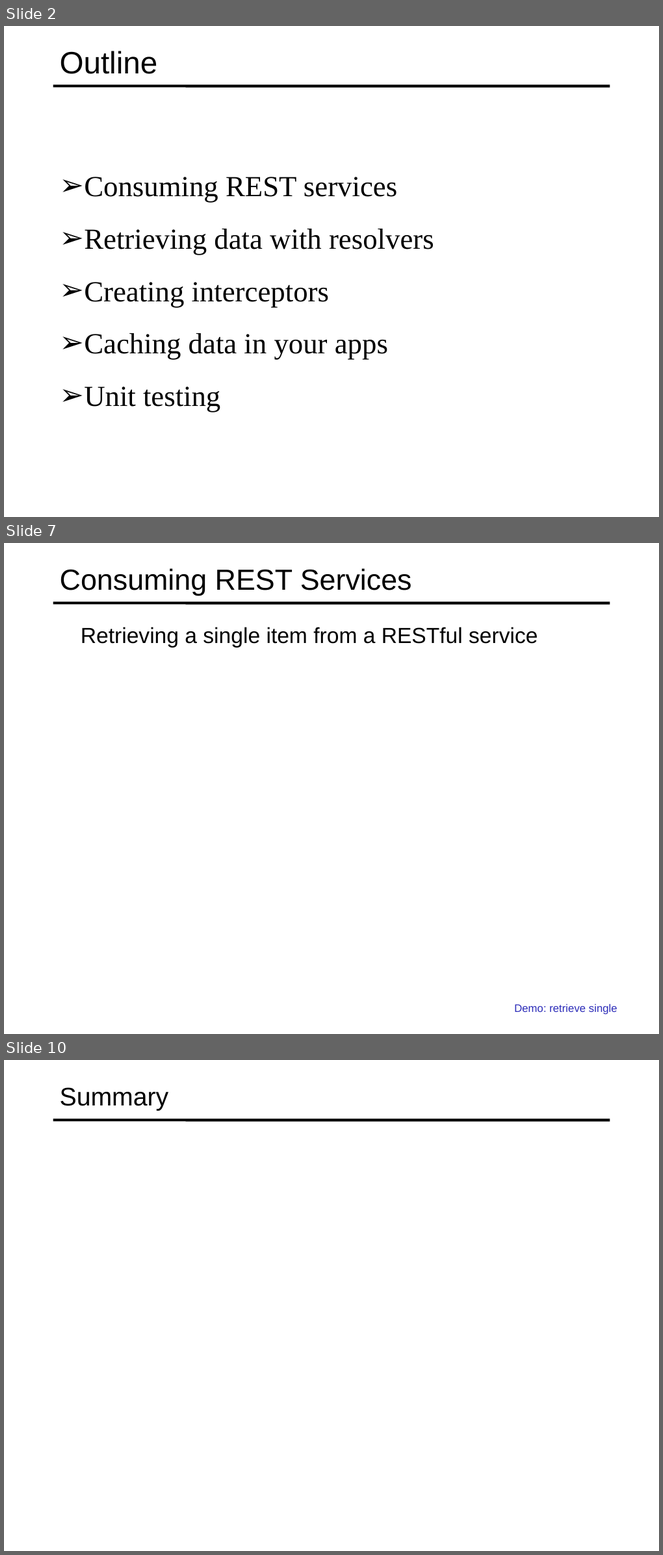
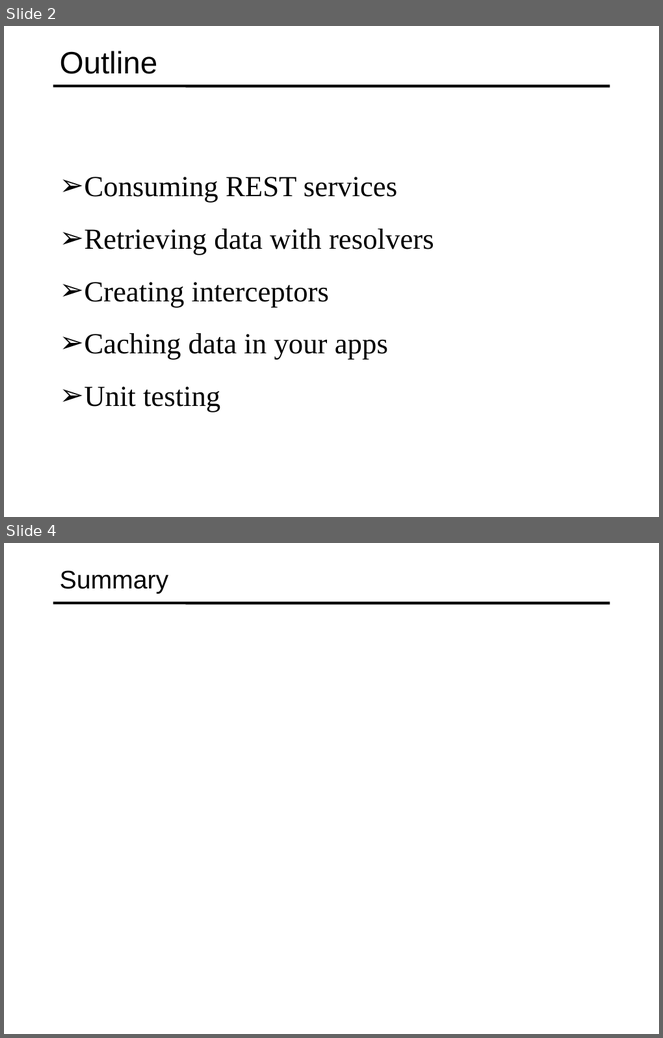
Before and after one commit to specter01wj/Jago_Link_Training, a slide deck: Angular/Angular12/Deep Dive/Angular HTTP Communication/2_Advanced HTTP Requests and Error Handling/L2_Advanced HTTP Requests and Error Handling.ppt. Shown one above the other, each under a label of ours: slides 2, 7 and 10 before the commit, slides 2 and 4 after it; the slides between them are not shown. The pictures are 663x1555 and 663x1038 pixels, drawn with LibreOffice and Linux fonts; fonts in the diff are those of the drawing. Boxes give left, top, right and bottom in pixels: in the first picture for what was removed or moved away, otherwise in the second. Text is boxed around its words. In the diff, an @@ line names an element or a change of style, - is before the commit and + after.

```diff
--- a/Angular/Angular12/Deep Dive/Angular HTTP Communication/2_Advanced HTTP Requests and Error Handling/L2_Advanced HTTP Requests and Error Handling.ppt
+++ b/Angular/Angular12/Deep Dive/Angular HTTP Communication/2_Advanced HTTP Requests and Error Handling/L2_Advanced HTTP Requests and Error Handling.ppt
@@ slide 7 removed at [4,543,659,1034], background #FFFFFF; not listed: 1 template element that a slide beside it also shows @@
@@ title removed at [60,568,412,596] @@
-Consuming REST Services
@@ text removed at [81,627,538,648] @@
-  Retrieving a single item from a RESTful service
@@ text removed at [514,1005,618,1015] @@
-  Demo: retrieve single
@@ what was slide 10 is now slide 4 @@
```
Also in this commit, not shown: 1 slide changed, 1 slide added, 6 other slides removed, 1 other file.
